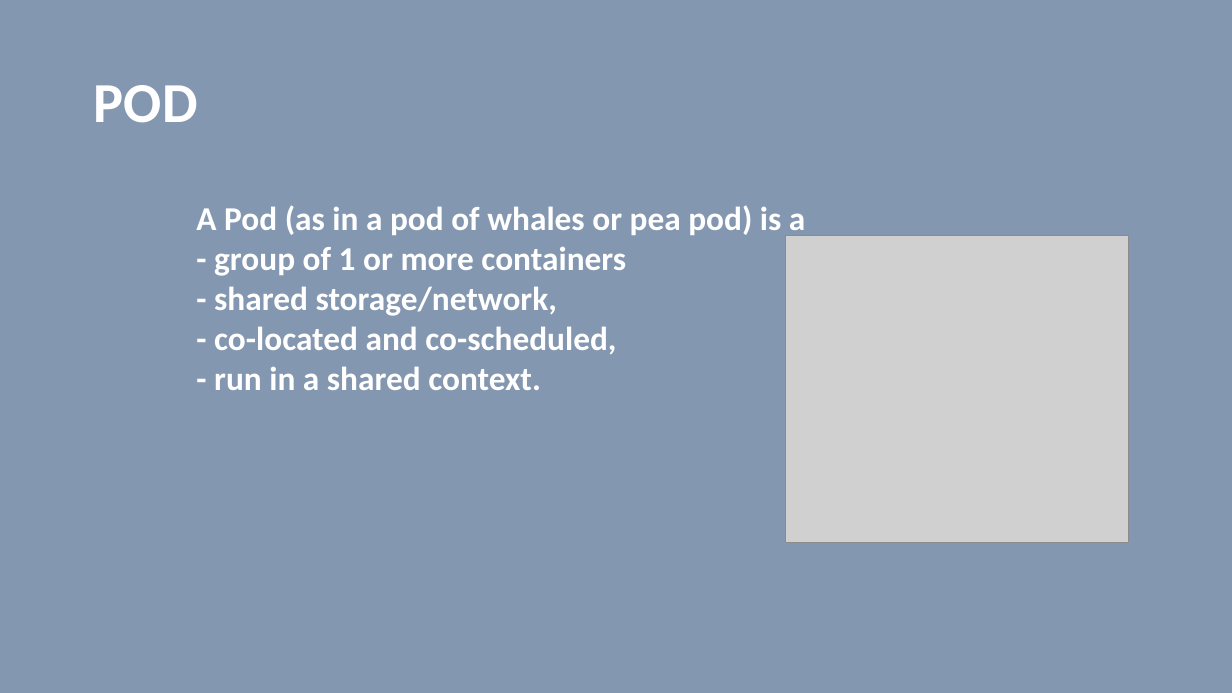
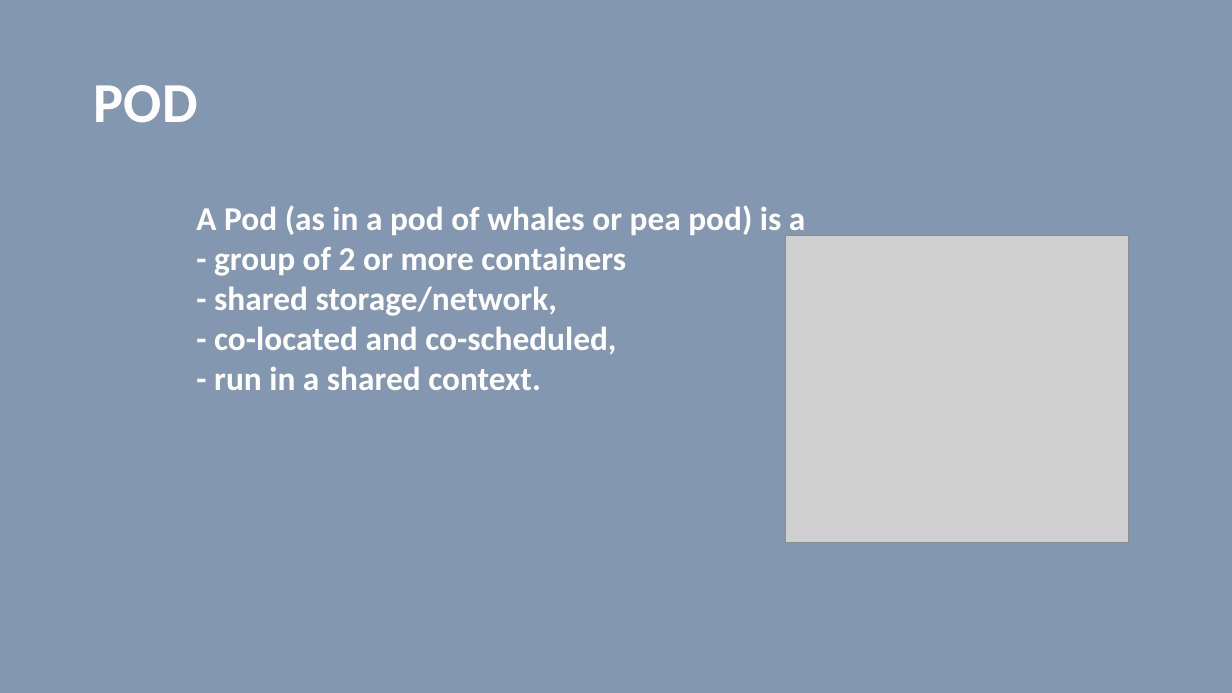
Before and after one commit to vilasvarghese/docker-k8s, a slide deck: slide 32 of notes/day4/4thDay.pptx. Drawn at 1232x693 pixels with LibreOffice and Linux fonts; fonts in the diff are those of the drawing; grey boxes stand for pictures. Boxes give left, top, right and bottom in pixels: in the first picture for what was removed or moved away, otherwise in the second. Text is boxed around its words. In the diff, an @@ line names an element or a change of style, - is before the commit and + after.

```diff
--- a/notes/day4/4thDay.pptx
+++ b/notes/day4/4thDay.pptx
@@ text at (214, 246, 626, 276): text changed @@
-- group of 1 or more containers
+- group of 2 or more containers
```
Also in this commit, not shown: 4 other slides changed, 2 slides added, 14 other files.
